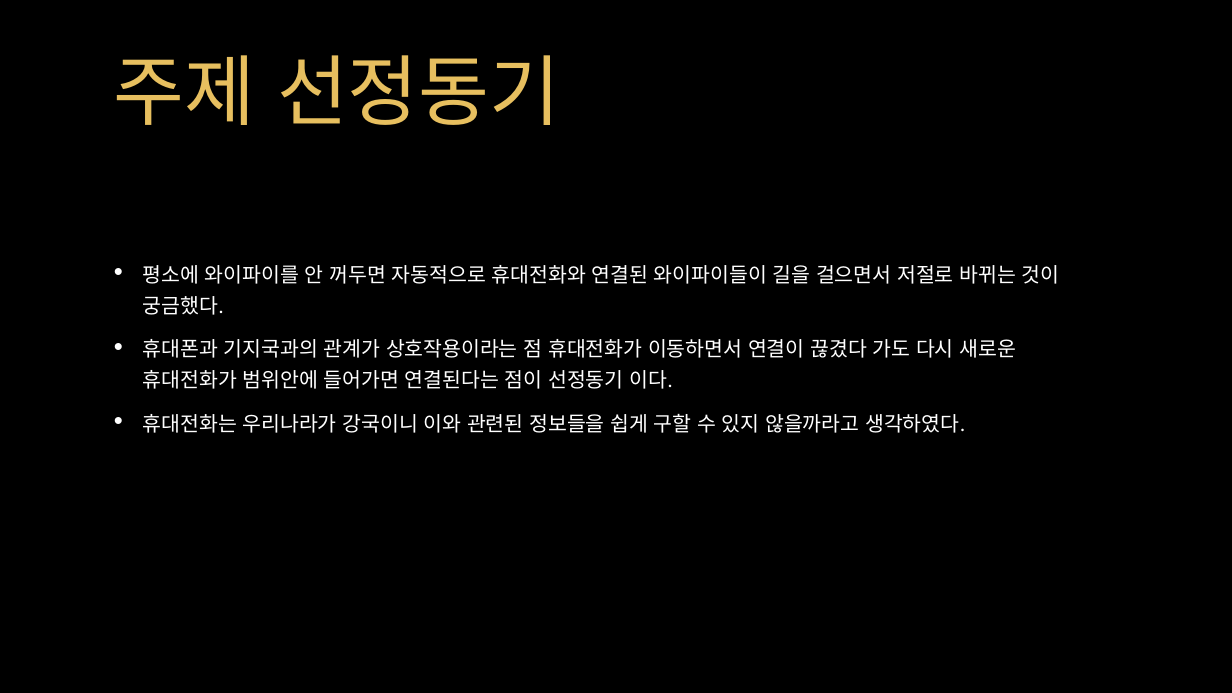
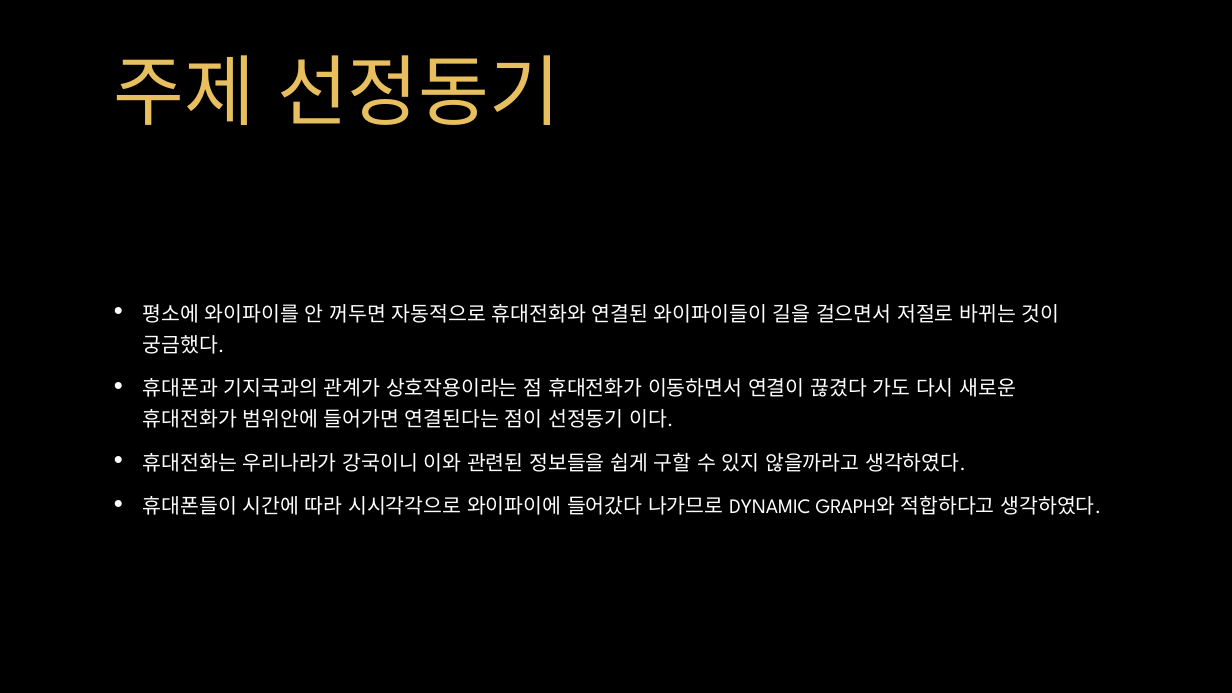
Before and after one commit to mukisang/Lecture_dataStructureDesign, a slide deck: slide 4 of 자료구조 설계 초안.pptx. Drawn at 1232x693 pixels with LibreOffice and Linux fonts; fonts in the diff are those of the drawing; background and template pictures are left out. Boxes give left, top, right and bottom in pixels: in the first picture for what was removed or moved away, otherwise in the second. Text is boxed around its words. In the diff, an @@ line names an element or a change of style, - is before the commit and + after.

```diff
--- a/자료구조 설계 초안.pptx
+++ b/자료구조 설계 초안.pptx
@@ text at box(143, 496, 1102, 515): paragraph added @@
+• 휴대폰들이 시간에 따라 시시각각으로 와이파이에 들어갔다 나가므로 dynamic graph와 적합하다고 생각하였다.
```
Also in this commit, not shown: 1 other slide changed.
